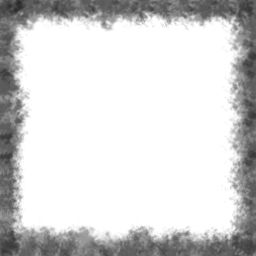
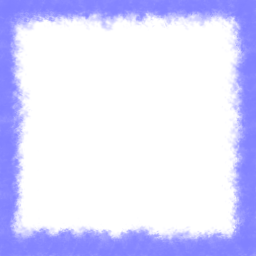
Comparing the layer stacks of the two 256px x 256px images. Changes:
painted on "Tło" over [0, 0, 256, 256]
added layer "Warstwa" over [0, 0, 256, 256]
